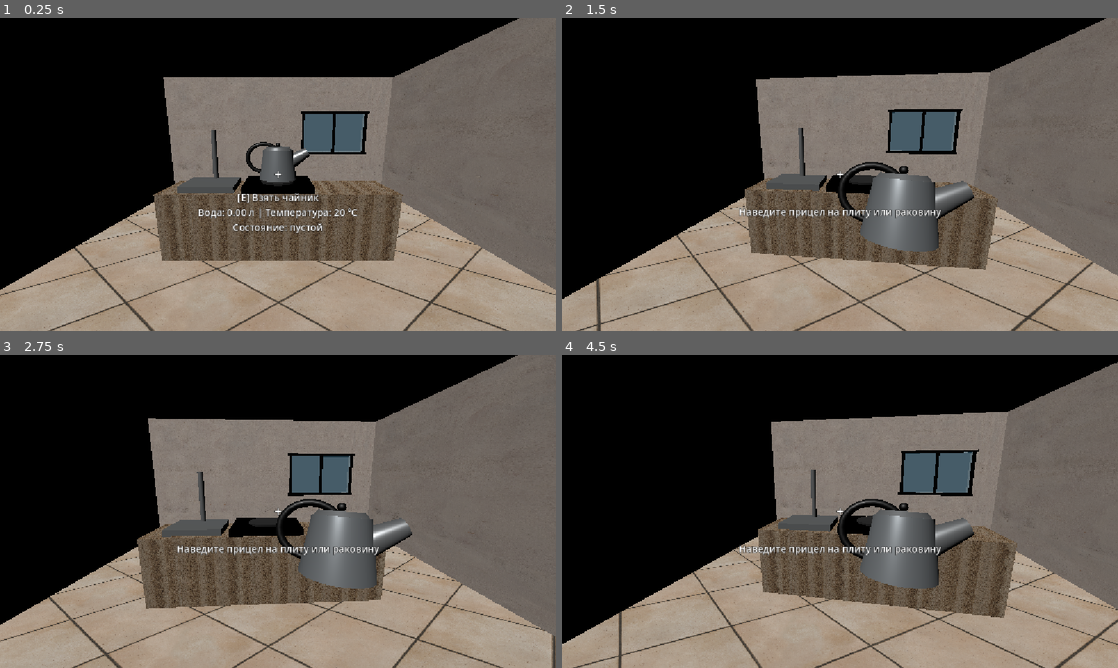
Above: before the commit, frames 1-4 (two rows, left to right).
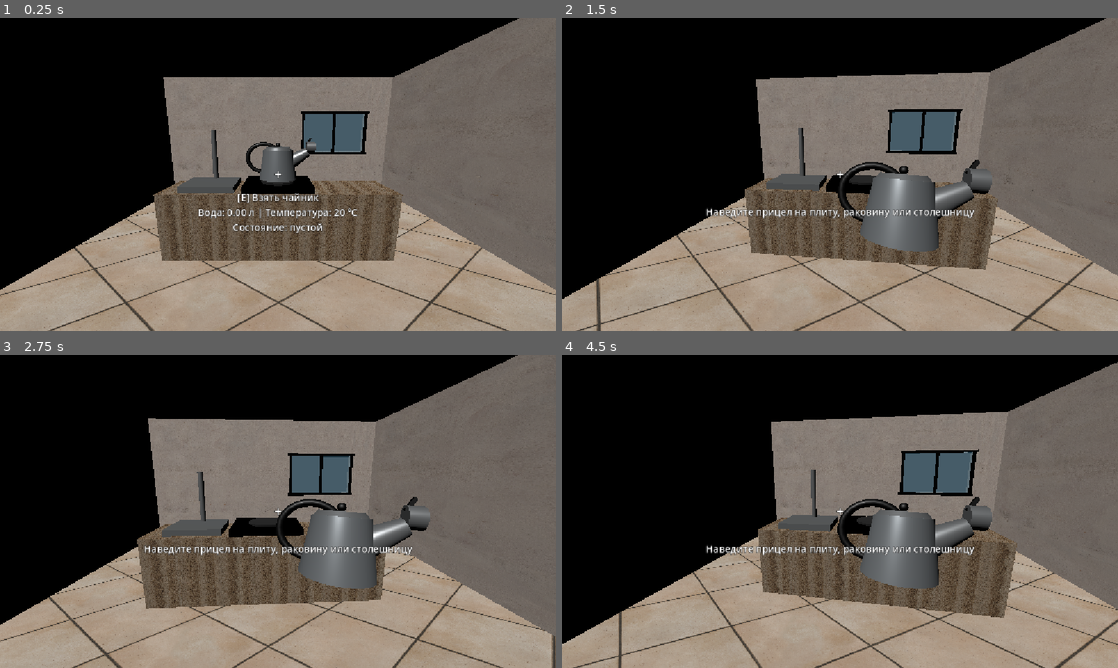
Above: after the commit, the same moments.

Repository: moorozoov/kettle-simulator
Game: Godot game, scene res://scenes/main.tscn
Same seed, same stepped clock (60 frames per second), same inputs: the game is played once before the commit and once after it.
Inputs (mouse positions are in pixels of both pictures, inside the frame that each line leads up to):
- Up to frame 1 (0.25 s): no input
- Up to frame 2 (1.5 s): tap Enter at 0.5 s; move the mouse to (867, 174) at 0.52 s; hold E (interact) 0.53-1.28 s; click (867, 174) at 0.67 s; tap Space at 1.25 s; move the mouse to (812, 174) at 1.27 s; tap E (interact) at 1.35 s; click (812, 174) at 1.42 s
- Up to frame 3 (2.75 s): tap Enter at 2 s; move the mouse to (289, 505) at 2.02 s; hold E (interact) from 2.03 s (still down); click (289, 505) at 2.17 s
- Up to frame 4 (4.5 s): tap Space at 2.75, 4.25 s; move the mouse to (834, 517) at 2.77 s; release E (interact) at 2.78 s; tap E (interact) at 2.85, 4.35 s; click (834, 517) at 2.92 s; tap Enter at 3.5 s; move the mouse to (878, 514) at 3.52 s; hold E (interact) 3.53-4.28 s; click (878, 514) at 3.67 s; move the mouse to (795, 508) at 4.27 s; click (795, 508) at 4.42 s

The runs differ from the first frame. In frame 1, less than 0.1% of the frame differs, in the area x 55-57%, y 38-43%; in frame 2, 1.0%; in frame 3, 1.0%; in frame 4, 1.1%, in the area x 25-78%, y 45-64%.

Commit message:
fix: complete kettle whistle interaction loop

Diff:
--- a/scenes/interactables/kettle.tscn
+++ b/scenes/interactables/kettle.tscn
@@ -108,6 +108,24 @@
 height = 0.26
 radius = 0.48
 
+[sub_resource type="CylinderMesh" id="CylinderMesh_whistle_cap"]
+material = ExtResource("1_wwbax")
+top_radius = 0.075
+bottom_radius = 0.075
+height = 0.105
+radial_segments = 24
+
+[sub_resource type="CylinderMesh" id="CylinderMesh_whistle_opening"]
+material = ExtResource("2_xyd6x")
+top_radius = 0.047
+bottom_radius = 0.047
+height = 0.008
+radial_segments = 24
+
+[sub_resource type="BoxMesh" id="BoxMesh_whistle_lever"]
+material = ExtResource("2_xyd6x")
+size = Vector3(0.025, 0.1, 0.025)
+
 [node name="Kettle" type="Node3D" unique_id=70286665]
 
 [node name="Body" type="MeshInstance3D" parent="." unique_id=924083375]
@@ -125,6 +143,18 @@
 [node name="Spout" type="MeshInstance3D" parent="." unique_id=1945743882]
 transform = Transform3D(0.49999997, 0.86602545, 0, -0.86602545, 0.49999997, 0, 0, 0, 1, 0.25, 0.29, 0)
 mesh = SubResource("CylinderMesh_pgvm0")
+
+[node name="WhistleCap" type="MeshInstance3D" parent="."]
+transform = Transform3D(0, -1, 0, 1, 0, 0, 0, 0, 1, 0.43, 0.43, 0)
+mesh = SubResource("CylinderMesh_whistle_cap")
+
+[node name="WhistleOpening" type="MeshInstance3D" parent="."]
+transform = Transform3D(0, -1, 0, 1, 0, 0, 0, 0, 1, 0.486, 0.43, 0)
+mesh = SubResource("CylinderMesh_whistle_opening")
+
+[node name="WhistleLever" type="MeshInstance3D" parent="."]
+transform = Transform3D(0.8660254, 0.5, 0, -0.5, 0.8660254, 0, 0, 0, 1, 0.405, 0.51, 0)
+mesh = SubResource("BoxMesh_whistle_lever")
 
 [node name="Handle" type="MeshInstance3D" parent="." unique_id=1180051132]
 transform = Transform3D(1.15, 0, 0, 0, -5.9010375e-08, -1, 0, 1.35, -4.371139e-08, -0.19, 0.29, 0)
@@ -169,7 +199,8 @@
 [node name="WhistlePlayer" type="AudioStreamPlayer3D" parent="."]
 stream = ExtResource("5_whistle")
 autoplay = false
-max_distance = 8.0
+volume_db = -20.0
+max_distance = 5.0
 
 [node name="KettleInteraction" type="StaticBody3D" parent="." unique_id=943320083]
 script = ExtResource("1_oy8w8")
--- a/scenes/main.tscn
+++ b/scenes/main.tscn
@@ -10,6 +10,7 @@
 [ext_resource type="Script" uid="uid://b448cwbimet2q" path="res://scenes/sink_interaction.gd" id="8_tipki"]
 [ext_resource type="Material" uid="uid://dj17jf06gl6gu" path="res://assets/materials/water/water_universal.tres" id="9_85g3d"]
 [ext_resource type="Material" path="res://assets/materials/pbr/painted_plaster/painted_plaster.tres" id="10_choun"]
+[ext_resource type="Script" path="res://scripts/interactions/kettle_placement_interaction.gd" id="11_counter_place"]
 
 [sub_resource type="BoxMesh" id="BoxMesh_l2qtu"]
 material = ExtResource("2_o6xl0")
@@ -30,8 +31,11 @@
 height = 0.025
 
 [sub_resource type="CylinderShape3D" id="CylinderShape3D_l2qtu"]
-height = 0.23
-radius = 0.04
+height = 0.08
+radius = 0.23
+
+[sub_resource type="BoxShape3D" id="BoxShape3D_counter_place"]
+size = Vector3(1.0, 0.12, 0.6)
 
 [sub_resource type="BoxMesh" id="BoxMesh_pdowp"]
 material = ExtResource("5_choun")
@@ -153,6 +157,16 @@
 [node name="Counter" type="MeshInstance3D" parent="." unique_id=635066553]
 transform = Transform3D(1, 0, 0, 0, 1, 0, 0, 0, 1, 0, 0.45, 0)
 mesh = SubResource("BoxMesh_fkk8u")
+
+[node name="CounterPlacement" type="StaticBody3D" parent="."]
+transform = Transform3D(1, 0, 0, 0, 1, 0, 0, 0, 1, 1.0, 0.94, 0)
+script = ExtResource("11_counter_place")
+
+[node name="CollisionShape3D" type="CollisionShape3D" parent="CounterPlacement"]
+shape = SubResource("BoxShape3D_counter_place")
+
+[node name="KettlePoint" type="Marker3D" parent="CounterPlacement"]
+transform = Transform3D(1, 0, 0, 0, 1, 0, 0, 0, 1, 0, 0.07, 0)
 
 [node name="Stove" type="MeshInstance3D" parent="." unique_id=1635088889]
 transform = Transform3D(1, 0, 0, 0, 1, 0, 0, 0, 1, 0, 0.94, 0)
--- /dev/null
+++ b/scripts/gameplay_regression_test.gd
@@ -0,0 +1,136 @@
+extends SceneTree
+
+var failures: int = 0
+
+func _initialize() -> void:
+	_run.call_deferred()
+
+func _run() -> void:
+	var packed: PackedScene = load("res://scenes/main.tscn") as PackedScene
+	_check(packed != null, "main scene loads")
+	if packed == null:
+		_finish()
+		return
+	var scene: Node = packed.instantiate()
+	root.add_child(scene)
+	await process_frame
+	await process_frame
+	var camera: Camera3D = scene.get_node("PlayerCamera") as Camera3D
+	var hold: Marker3D = camera.get_node("HoldPoint") as Marker3D
+	var kettle_root: Node3D = scene.get_node("Kettle") as Node3D
+	var kettle: StaticBody3D = kettle_root.get_node("KettleInteraction") as StaticBody3D
+	var collision: CollisionShape3D = kettle.get_node("CollisionShape3D") as CollisionShape3D
+	var burner: StaticBody3D = scene.get_node("Burner/BurnerInteraction") as StaticBody3D
+	var sink: StaticBody3D = scene.get_node("Sink/SinkInteraction") as StaticBody3D
+	var counter: StaticBody3D = scene.get_node("CounterPlacement") as StaticBody3D
+	var steam: GPUParticles3D = kettle_root.get_node("SteamParticles") as GPUParticles3D
+	var whistle: AudioStreamPlayer3D = kettle_root.get_node("WhistlePlayer") as AudioStreamPlayer3D
+	_check_whistle_structure(kettle_root, whistle)
+
+	var stations: Array[StaticBody3D] = [counter, sink, burner]
+	kettle.set("water_liters", 1.0)
+	kettle.set("temperature", 100.0)
+	for cycle: int in range(10):
+		camera.call("pick_up_kettle", kettle)
+		_check(kettle.get("is_held") as bool, "hot pickup %d" % (cycle + 1))
+		_check(collision.disabled, "pickup disables collision %d" % (cycle + 1))
+		_check(kettle_root.get_parent() == hold, "pickup parent %d" % (cycle + 1))
+		_check((kettle.get("temperature") as float) >= 98.0, "kettle stays hot %d" % (cycle + 1))
+		var station: StaticBody3D = stations[cycle % stations.size()]
+		var target: Transform3D = station.call("get_kettle_placement_transform")
+		camera.set("current_interactable", station)
+		camera.call("_try_place_kettle")
+		_check(not (kettle.get("is_held") as bool), "hot placement %d" % (cycle + 1))
+		_check(kettle.get("current_station") == station, "station state %d" % (cycle + 1))
+		_check(not collision.disabled, "placement collision %d" % (cycle + 1))
+		_check(kettle_root.get_parent() == scene, "placement parent %d" % (cycle + 1))
+		_check(kettle_root.global_transform.is_equal_approx(target), "placement transform %d" % (cycle + 1))
+
+	# Rejected destinations keep the kettle held; a later valid target recovers.
+	camera.call("pick_up_kettle", kettle)
+	camera.set("current_interactable", null)
+	camera.call("_try_place_kettle")
+	_check(kettle.get("is_held") as bool, "null target keeps kettle held")
+	camera.set("current_interactable", scene.get_node("Counter"))
+	camera.call("_try_place_kettle")
+	_check(kettle.get("is_held") as bool, "invalid target keeps kettle held")
+	counter.set("placed_kettle", sink)
+	camera.set("current_interactable", counter)
+	camera.call("_try_place_kettle")
+	_check(kettle.get("is_held") as bool, "occupied target keeps kettle held")
+	counter.set("placed_kettle", null)
+	camera.call("_try_place_kettle")
+	_check(not (kettle.get("is_held") as bool), "placement recovers after rejected targets")
+	_check(kettle.get("current_station") == counter, "recovery registers station")
+
+	# Validate every burner and boiling-feedback transition.
+	camera.call("pick_up_kettle", kettle)
+	camera.set("current_interactable", burner)
+	camera.call("_try_place_kettle")
+	kettle.set("water_liters", 1.0)
+	kettle.set("temperature", 99.0)
+	for toggle: int in range(10):
+		burner.call("interact", camera)
+		kettle.call("_update_visuals")
+		var expected: bool = toggle % 2 == 0
+		_check((burner.get("is_turned_on") as bool) == expected, "burner transition %d" % (toggle + 1))
+		_check((kettle.call("_should_emit_boiling_feedback") as bool) == expected, "predicate transition %d" % (toggle + 1))
+		_check(steam.emitting == expected, "steam transition %d" % (toggle + 1))
+		_check(whistle.playing == expected, "audio transition %d" % (toggle + 1))
+
+	# Empty and burned kettles never whistle on an active burner.
+	burner.call("interact", camera)
+	kettle.set("water_liters", 0.0)
+	kettle.call("_update_visuals")
+	_check(not (kettle.call("_should_emit_boiling_feedback") as bool), "empty predicate is false")
+	_check(not whistle.playing and not steam.emitting, "empty feedback is off")
+	kettle.set("water_liters", 1.0)
+	kettle.set("is_burned", true)
+	kettle.call("_update_visuals")
+	_check(not (kettle.call("_should_emit_boiling_feedback") as bool), "burned predicate is false")
+	_check(not whistle.playing and not steam.emitting, "burned feedback is off")
+
+	# Pickup from an active sounding burner stops both outputs.
+	kettle.set("is_burned", false)
+	kettle.call("_update_visuals")
+	_check(whistle.playing, "valid boiling state starts before pickup")
+	kettle.call("pick_up", hold)
+	kettle.call("_update_visuals")
+	_check(not whistle.playing and not steam.emitting, "pickup stops boiling feedback")
+	scene.queue_free()
+	await process_frame
+	_finish()
+
+func _check_whistle_structure(root_node: Node3D, player: AudioStreamPlayer3D) -> void:
+	for node_name: String in ["WhistleCap", "WhistleOpening", "WhistleLever"]:
+		var part: MeshInstance3D = root_node.get_node_or_null(node_name) as MeshInstance3D
+		_check(part != null and part.mesh != null, "%s is a physical mesh" % node_name)
+		if part != null:
+			_check(
+				part.position.x > 0.35 and part.position.y > 0.35,
+				"%s is positioned at the spout tip" % node_name
+			)
+	var cap: MeshInstance3D = root_node.get_node("WhistleCap") as MeshInstance3D
+	_check(cap.position.x > 0.35 and cap.position.y > 0.35, "whistle is on spout tip")
+	var players: Array[Node] = root_node.find_children("*", "AudioStreamPlayer3D", true, false)
+	_check(players.size() == 1, "exactly one 3D audio player")
+	_check(player.stream != null, "whistle audio stream is assigned")
+	var ogg_stream: AudioStreamOggVorbis = player.stream as AudioStreamOggVorbis
+	_check(ogg_stream != null and ogg_stream.loop, "whistle OGG stream loops")
+	_check(is_equal_approx(player.volume_db, -20.0), "whistle is -20 dB")
+	_check(is_equal_approx(player.max_distance, 5.0), "whistle max distance is 5 m")
+
+func _check(condition: bool, description: String) -> void:
+	if condition:
+		print("PASS: %s" % description)
+		return
+	failures += 1
+	push_error("FAIL: %s" % description)
+
+func _finish() -> void:
+	if failures == 0:
+		print("Gameplay regression test passed.")
+		quit(0)
+	else:
+		push_error("Gameplay regression test failed: %d checks" % failures)
+		quit(1)
--- a/scripts/interactions/kettle_interaction.gd
+++ b/scripts/interactions/kettle_interaction.gd
@@ -18,8 +18,8 @@
 @export var evaporation_speed: float = 0.04
 @export var burn_temperature: float = 220.0
 @export var boiling_feedback_temperature: float = 99.0
-@export var whistle_volume_db: float = -8.0
-@export var whistle_max_distance: float = 8.0
+@export var whistle_volume_db: float = -20.0
+@export var whistle_max_distance: float = 5.0
 
 var temperature: float = 20.0
 var is_held: bool = false
--- /dev/null
+++ b/scripts/interactions/kettle_placement_interaction.gd
@@ -0,0 +1,26 @@
+extends StaticBody3D
+
+var placed_kettle: StaticBody3D
+
+@onready var kettle_point: Marker3D = $KettlePoint
+
+
+func can_place_kettle() -> bool:
+	return placed_kettle == null
+
+
+func get_kettle_placement_transform() -> Transform3D:
+	return kettle_point.global_transform
+
+
+func register_kettle(kettle_interaction: StaticBody3D) -> void:
+	placed_kettle = kettle_interaction
+	kettle_interaction.set_station(self)
+
+
+func remove_kettle(kettle_interaction: StaticBody3D) -> void:
+	if placed_kettle != kettle_interaction:
+		return
+
+	placed_kettle.clear_station(self)
+	placed_kettle = null
--- a/scripts/systems/player_camera.gd
+++ b/scripts/systems/player_camera.gd
@@ -106,7 +106,8 @@
 
 	if not interaction_ray.is_colliding():
 		if held_kettle != null:
-			interaction_prompt.text = "Наведите прицел на плиту или раковину"
+			interaction_prompt.text = \
+				"Наведите прицел на плиту, раковину или столешницу"
 			interaction_prompt.show()
 		return
 
@@ -123,7 +124,8 @@
 				interaction_prompt.show()
 			return
 
-		interaction_prompt.text = "Наведите прицел на плиту или раковину"
+		interaction_prompt.text = \
+			"Наведите прицел на плиту, раковину или столешницу"
 		interaction_prompt.show()
 		return
 
Not shown, changed: LICENSES.md
Not shown, changed: assets/audio/kettle_whistle/kettle_whistle_loop.ogg
Not shown, changed: docs/FEATURE_ACCEPTANCE.md
Not shown, changed: docs/PROJECT_STATUS.md
Not shown, changed: docs/features/proposals/kettle-whistle.md
Not shown, changed: scripts/check_project.sh
